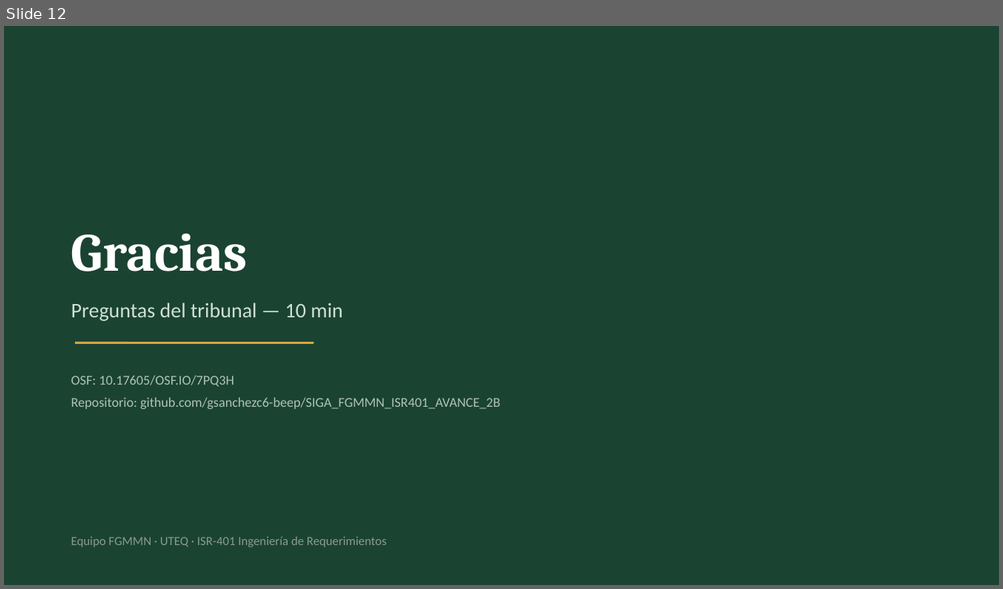
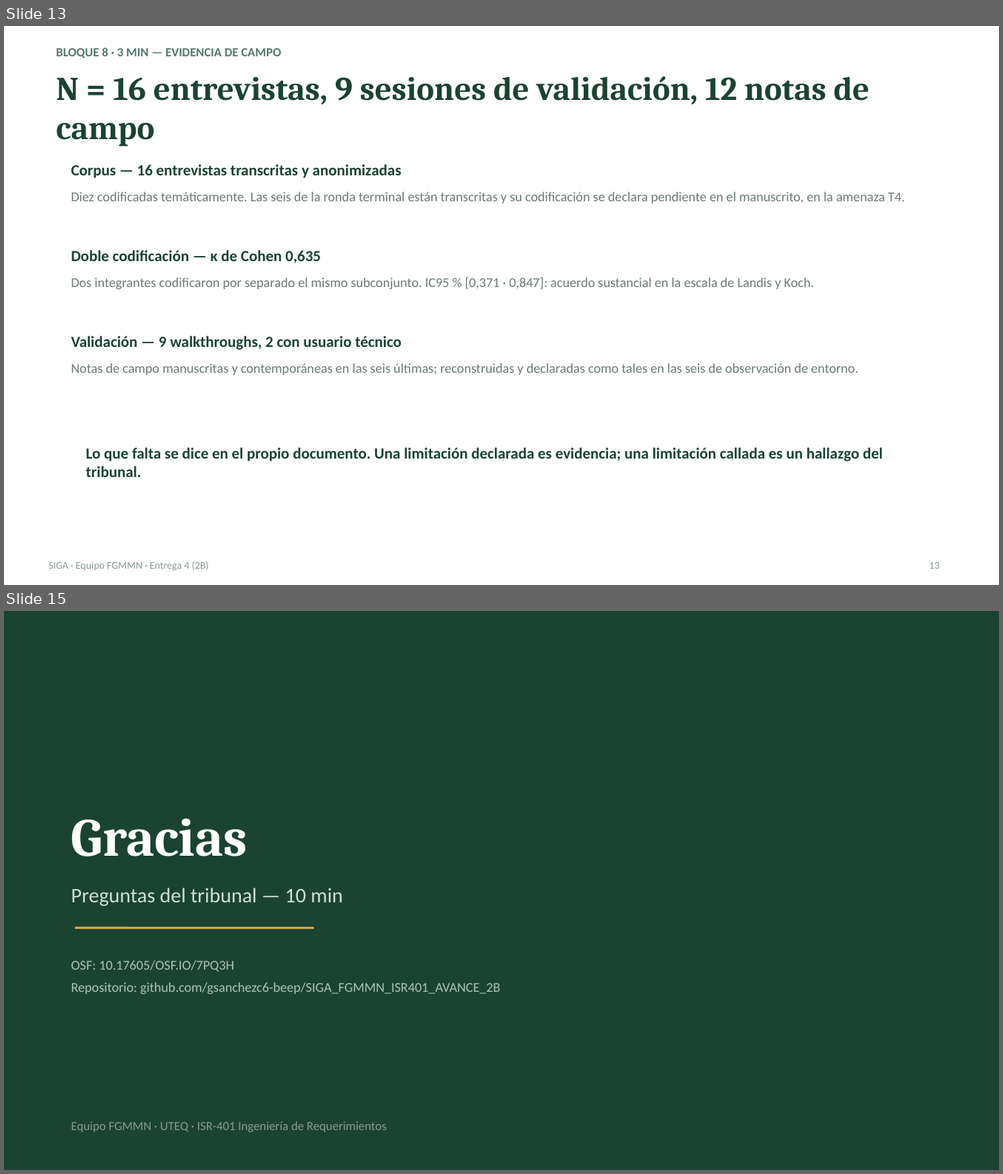
Before and after one commit to gsanchezc6-beep/SIGA_FGMMN_ISR401_AVANCE_2B, a slide deck: 08_Defensa/presentacion.pptx. Shown one above the other, each under a label of ours: slide 12 before the commit, slides 13 and 15 after it; the slides between them are not shown. The pictures are 1003x589 and 1003x1174 pixels, drawn with LibreOffice and Linux fonts; fonts in the diff are those of the drawing. Boxes give left, top, right and bottom in pixels: in the first picture for what was removed or moved away, otherwise in the second. Text is boxed around its words. In the diff, an @@ line names an element or a change of style, - is before the commit and + after.

Commit message:
feat(defensa): anade el bloque de verificacion, trazabilidad y campo, y pasa el mazo a tres integrantes

```diff
--- a/08_Defensa/presentacion.pptx
+++ b/08_Defensa/presentacion.pptx
@@ slide 13 added at [4, 26, 999, 585], background #FFFFFF @@
@@ text added at [56, 47, 281, 58], 12 pt, text #52796F, bold @@
+BLOQUE 8 · 3 MIN — EVIDENCIA DE CAMPO
@@ text added at [56, 76, 870, 147], 32 pt, text #1B4332, bold @@
+N = 16 entrevistas, 9 sesiones de validación, 12 notas de campo
@@ text added at [71, 164, 401, 178], 15 pt, text #1B4332, bold @@
+Corpus — 16 entrevistas transcritas y anonimizadas
@@ text added at [71, 192, 905, 204], 13 pt, text #6B7A72 @@
+Diez codificadas temáticamente. Las seis de la ronda terminal están transcritas y su codificación se declara pendiente en el manuscrito, en la amenaza T4.
@@ text added at [71, 250, 321, 264], 15 pt, text #1B4332, bold @@
+Doble codificación — κ de Cohen 0,635
@@ text added at [71, 278, 814, 289], 13 pt, text #6B7A72 @@
+Dos integrantes codificaron por separado el mismo subconjunto. IC95 % [0,371 · 0,847]: acuerdo sustancial en la escala de Landis y Koch.
@@ text added at [71, 336, 401, 350], 15 pt, text #1B4332, bold @@
+Validación — 9 walkthroughs, 2 con usuario técnico
@@ text added at [71, 363, 858, 375], 13 pt, text #6B7A72 @@
+Notas de campo manuscritas y contemporáneas en las seis últimas; reconstruidas y declaradas como tales en las seis de observación de entorno.
@@ text added at [86, 448, 882, 477], 15 pt, text #1B4332, bold @@
+Lo que falta se dice en el propio documento. Una limitación declarada es evidencia; una limitación callada es un hallazgo del tribunal.
@@ text added at [48, 562, 209, 571], 10 pt, text #8A9A93 @@
+SIGA · Equipo FGMMN · Entrega 4 (2B)
@@ text added at [929, 562, 939, 569], 10 pt, text #8A9A93 @@
+13
@@ what was slide 12 is now slide 15 @@
```
Also in this commit, not shown: 5 slides changed, 2 other slides added, 1 other file.
